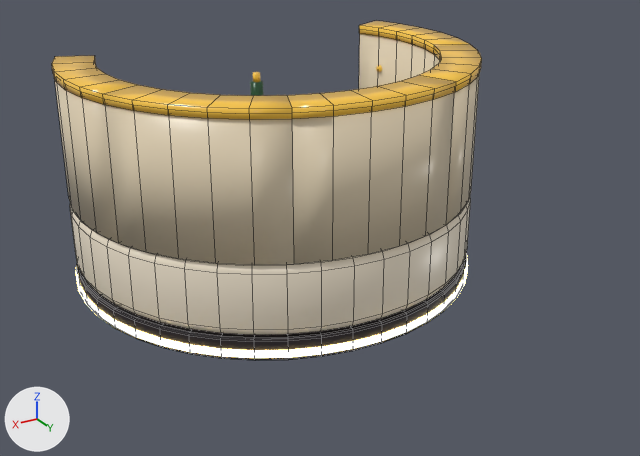
What one commit did to the Blender file art/blender/seat_goldBooth.blend.
Camera for both pictures: a 50 mm camera at (1.82, 3.52, 1.85) aimed at (-0.03, 0.43, 0.31). The lights are fixed; the arrows at lower left show +X, +Y and +Z. The picture after the commit comes second. Mesh edges are drawn as thin lines on the coarser meshes.

The first picture shows 'BackPiping0', 'BackPiping1', 'BackPiping2', 'BackPiping3', 'BackRest0', 'BackRest1', 'BackRest2', 'BackRest3', 'BackRest4', 'Plinth', 'Seat', 'UnderGlow' and 3 more.
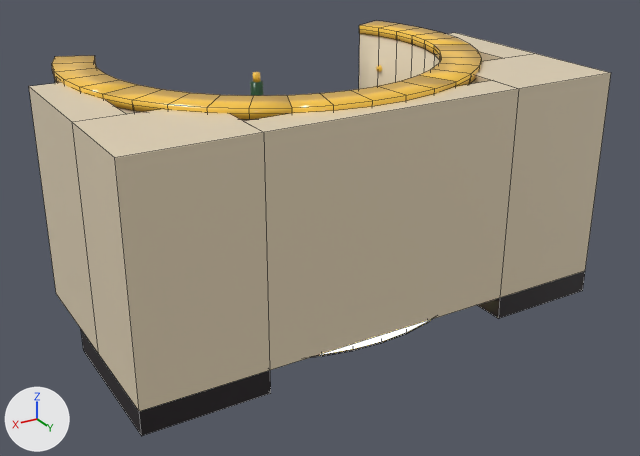
Diff of the bpy script that builds the scene:
```diff
--- a/art/blender/seat_goldBooth.blend.py
+++ b/art/blender/seat_goldBooth.blend.py
@@ mat_p_1e161a_002 @@
+mat_p_1e161a_002 = principled_material('P#1e161a.002')
+mat_p_1e161a_002.base_color = (0.013, 0.00802, 0.0103)  # black #1e161a
+mat_p_1e161a_002.roughness = 0.6
@@ mat_p_1e161a_001 @@
+mat_p_1e161a_001 = principled_material('P#1e161a.001')
+mat_p_1e161a_001.base_color = (0.013, 0.00802, 0.0103)  # black #1e161a
+mat_p_1e161a_001.roughness = 0.6
@@ me_cube_006 @@
+me_cube_006.from_pydata(...)  # a box spanning x -0.55..0.55, y 0.9..1.05, z 0.1..1.0
+me_cube_006.materials.append(mat_creamback)  # beige #e6d6b8
@@ me_cube_005 @@
+me_cube_005.from_pydata(...)  # a box spanning x 0.86..1.05, y 0.05..0.62, z 0.1..1.0
+me_cube_005.materials.append(mat_creamback)  # beige #e6d6b8
@@ me_cube_004 @@
+me_cube_004.from_pydata(...)  # a box spanning x 0.55..1.05, y 0.62..1.05, z 0.1..1.0
+me_cube_004.materials.append(mat_creamback)  # beige #e6d6b8
@@ me_cube_003 @@
+me_cube_003.from_pydata(...)  # a box spanning x 0.55..1.05, y 0.4..1.05, z 0.0..0.1
+me_cube_003.materials.append(mat_p_1e161a_002)  # black #1e161a
@@ me_cube_002 @@
+me_cube_002.from_pydata(...)  # a box spanning x -1.05..-0.86, y 0.05..0.62, z 0.1..1.0
+me_cube_002.materials.append(mat_creamback)  # beige #e6d6b8
@@ me_cube_001 @@
+me_cube_001.from_pydata(...)  # a box spanning x -1.05..-0.55, y 0.62..1.05, z 0.1..1.0
+me_cube_001.materials.append(mat_creamback)  # beige #e6d6b8
@@ me_cube @@
+me_cube.from_pydata(...)  # a box spanning x -1.05..-0.55, y 0.4..1.05, z 0.0..0.1
+me_cube.materials.append(mat_p_1e161a_001)  # black #1e161a
@@ ob_backsquare @@
+ob_backsquare = bpy.data.objects.new('BackSquare', me_cube_006)
+ob_backsquare.parent = ob_seat_goldbooth
+ob_backsquare.location = (0.0, 0.0, 0.0)
@@ ob_backcornerside1 @@
+ob_backcornerside1 = bpy.data.objects.new('BackCornerSide1', me_cube_005)
+ob_backcornerside1.parent = ob_seat_goldbooth
+ob_backcornerside1.location = (0.0, 0.0, 0.0)
@@ ob_backcorner1 @@
+ob_backcorner1 = bpy.data.objects.new('BackCorner1', me_cube_004)
+ob_backcorner1.parent = ob_seat_goldbooth
+ob_backcorner1.location = (0.0, 0.0, 0.0)
@@ ob_cornerplinth1 @@
+ob_cornerplinth1 = bpy.data.objects.new('CornerPlinth1', me_cube_003)
+ob_cornerplinth1.parent = ob_seat_goldbooth
+ob_cornerplinth1.location = (0.0, 0.0, 0.0)
@@ ob_backcornerside_1 @@
+ob_backcornerside_1 = bpy.data.objects.new('BackCornerSide-1', me_cube_002)
+ob_backcornerside_1.parent = ob_seat_goldbooth
+ob_backcornerside_1.location = (0.0, 0.0, 0.0)
@@ ob_backcorner_1 @@
+ob_backcorner_1 = bpy.data.objects.new('BackCorner-1', me_cube_001)
+ob_backcorner_1.parent = ob_seat_goldbooth
+ob_backcorner_1.location = (0.0, 0.0, 0.0)
@@ ob_cornerplinth_1 @@
+ob_cornerplinth_1 = bpy.data.objects.new('CornerPlinth-1', me_cube)
+ob_cornerplinth_1.parent = ob_seat_goldbooth
+ob_cornerplinth_1.location = (0.0, 0.0, 0.0)
```

Pixel boxes (x1, y1, x2, y2) of what changed, in the pictures (640 x 456 px):
'BackSquare', added (beige): after (244, 81, 519, 370)
'BackCorner1', added (beige): after (72, 109, 270, 411)
'BackCorner-1', added (beige): after (473, 54, 611, 298)
'BackCornerSide1', added (beige): after (29, 82, 127, 354)
'CornerPlinth1', added (black): after (81, 330, 271, 436)
'CornerPlinth-1', added (black): after (478, 271, 585, 318)
'BackCornerSide-1', added (beige): after (447, 33, 536, 62)
'Seat', unchanged, covered by the edit: before (70, 198, 471, 335)
'BackRest1', unchanged, covered by the edit: before (105, 105, 294, 265); after (117, 107, 247, 121)
'BackRest2', unchanged, covered by the edit: before (292, 93, 454, 264)
'Plinth', unchanged, covered by the edit: before (77, 255, 466, 360); after (310, 319, 432, 358)
